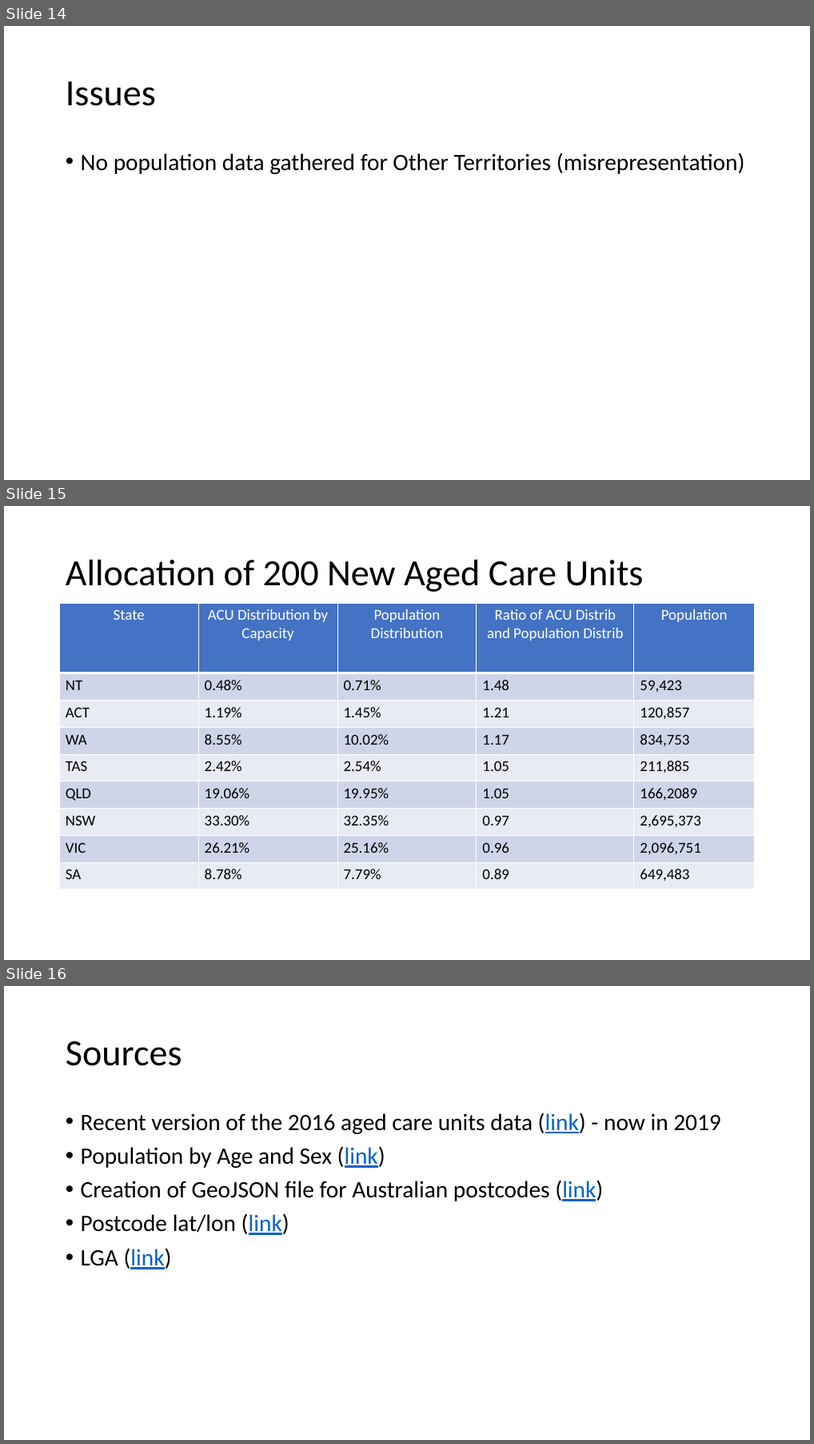
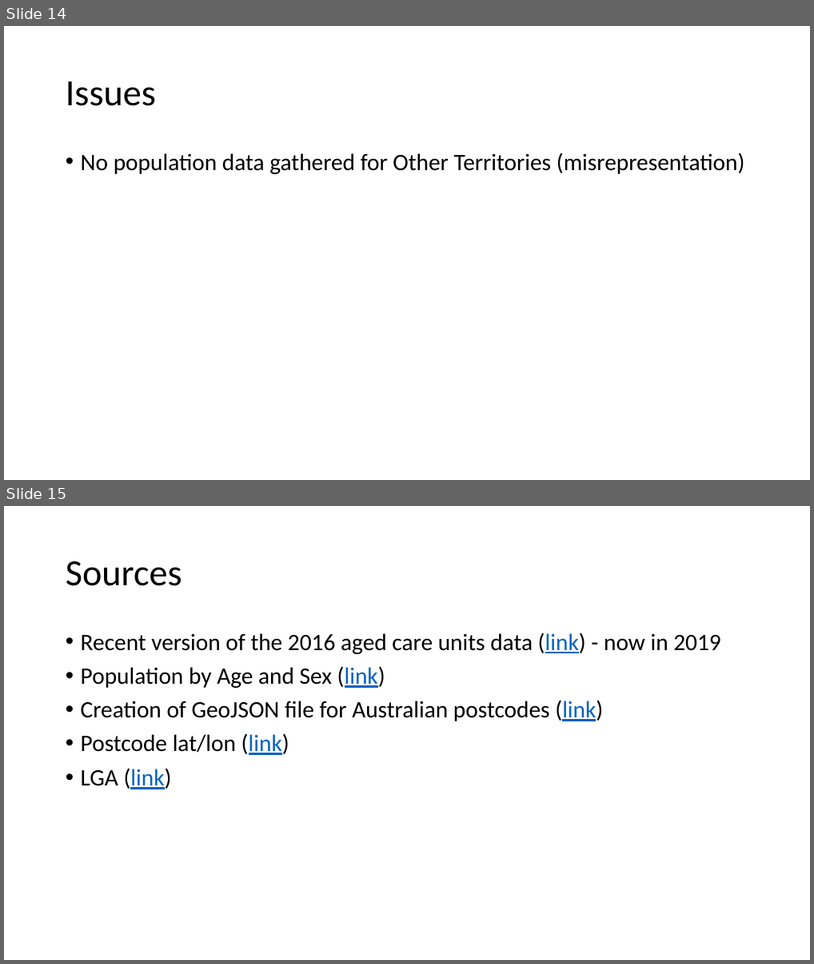
Before and after one commit to vdencarnacion/probset, a slide deck: final_presentation.pptx. Shown one above the other, each under a label of ours: slides 14, 15 and 16 before the commit, slides 14 and 15 after it. The pictures are 814x1444 and 814x964 pixels, drawn with LibreOffice and Linux fonts; fonts in the diff are those of the drawing. Boxes give left, top, right and bottom in pixels: in the first picture for what was removed or moved away, otherwise in the second. Text is boxed around its words. In the diff, an @@ line names an element or a change of style, - is before the commit and + after.

```diff
--- a/final_presentation.pptx
+++ b/final_presentation.pptx
@@ slide 15 removed at bbox=[4, 506, 810, 960], background #FFFFFF @@
@@ title removed at bbox=[66, 560, 644, 592] @@
-Allocation of 200 New Aged Care Units
@@ table removed at bbox=[60, 603, 755, 889], 9 rows, 5 columns @@
-State | ACU Distribution by Capacity | Population Distribution | Ratio of ACU Distrib and Population Distrib | Population
-NT | 0.48% | 0.71% | 1.48 | 59,423
-ACT | 1.19% | 1.45% | 1.21 | 120,857
-WA | 8.55% | 10.02% | 1.17 | 834,753
-TAS | 2.42% | 2.54% | 1.05 | 211,885
-QLD | 19.06% | 19.95% | 1.05 | 166,2089
-NSW | 33.30% | 32.35% | 0.97 | 2,695,373
-VIC | 26.21% | 25.16% | 0.96 | 2,096,751
-SA | 8.78% | 7.79% | 0.89 | 649,483
@@ what was slide 16 is now slide 15 @@
```
Also in this commit, not shown: 2 other files.
